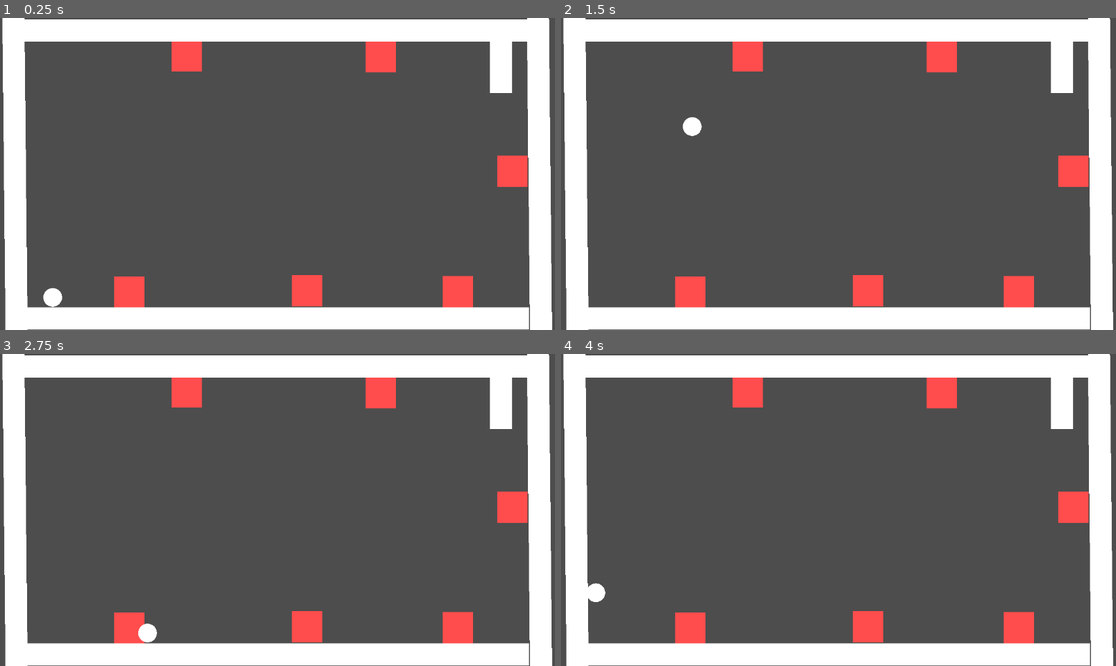
Above: before the commit, frames 1-4 (two rows, left to right).
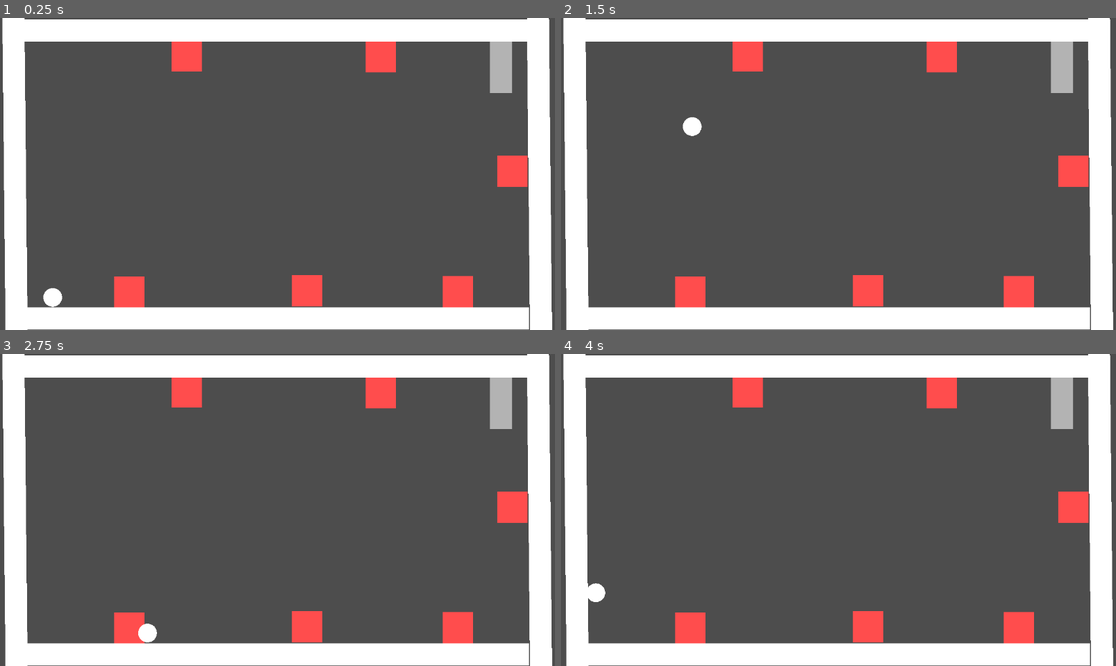
Above: after the commit, the same moments.

Repository: gemmen29/EndPoint
Game: Godot game, scene res://scenes/main.tscn
Same seed, same stepped clock (60 frames per second), same inputs: the game is played once before the commit and once after it.
Inputs:
- Up to frame 1 (0.25 s): no input
- Up to frame 2 (1.5 s): tap Enter at 0.5 s; hold D (move_right) 0.53-1.28 s; tap S (dive) at 0.6 s; tap W (jump) at 0.77 s; hold A (move_left) from 1.28 s (still down); tap Space (flip) at 1.35 s
- Up to frame 3 (2.75 s): tap W (jump) at 1.52 s; release A (move_left) at 2.03 s; hold D (move_right) from 2.03 s (still down); tap S (dive) at 2.1 s
- Up to frame 4 (4 s): tap Space (flip) at 2.85 s; tap W (jump) at 3.02, 3.77 s; release D (move_right) at 3.53 s; hold A (move_left) from 3.53 s (still down); tap S (dive) at 3.6 s

The runs differ from the first frame. In frame 1, 0.7% of the frame differs, in the area x 88-93%, y 7-25%; in frame 2, 0.7%; in frame 3, 0.7%; in frame 4, 0.7%.

Commit message:
change endpoint color

Diff:
--- a/scenes/endpoint.tscn
+++ b/scenes/endpoint.tscn
@@ -1,6 +1,9 @@
-[gd_scene load_steps=4 format=3 uid="uid://ck48fnkkkdqii"]
+[gd_scene load_steps=5 format=3 uid="uid://ck48fnkkkdqii"]
 
 [ext_resource type="Script" path="res://EndPoint.gd" id="1_endpoint"]
+
+[sub_resource type="CanvasItemMaterial" id="CanvasItemMaterial_black"]
+blend_mode = 1
 
 [sub_resource type="StandardMaterial3D" id="StandardMaterial3D_black"]
 albedo_color = Color(0, 0, 0, 1)
@@ -17,8 +20,10 @@
 scale = Vector2(8, 8)
 
 [node name="MeshInstance2D" type="MeshInstance2D" parent="."]
+material = SubResource("CanvasItemMaterial_black")
 scale = Vector2(10, 10)
 mesh = SubResource("BoxMesh_g7e6k")
+modulate = Color(0.2, 0.2, 0.2, 1)
 
 [node name="CollisionShape2D" type="CollisionShape2D" parent="."]
 shape = SubResource("RectangleShape2D_vdkol")
